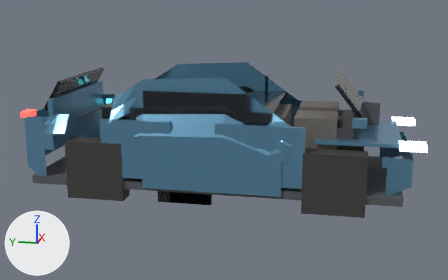
The Blender file blender/source/fallback.blend: old version first, new version second.
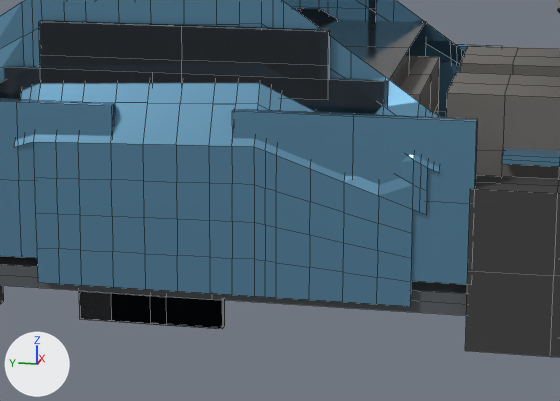
There are two pictures of each version: one whole from a 50 mm camera at (-7.84, -1.59, 2.57) aimed at (-0.01, -0.03, 0.61), one close up on the part from 29% to 75% of the width and 30% to 83% of the height. The axes (+X, +Y, +Z) are drawn at lower left. The lights are the same throughout. The older version's two pictures come first. The close-ups show mesh edges as thin lines.

Names of what the first close-up shows: 'body_mesh', 'cab_mesh', 'door_fr_mesh', 'door_rr_mesh', 'seat_l', 'seat_r', 'seat_rear', 'tire_fr', 'trim_mesh', 'window_fixed_r', 'window_fl_mesh', 'window_rl_mesh', 'window_rr_mesh' and 4 more.
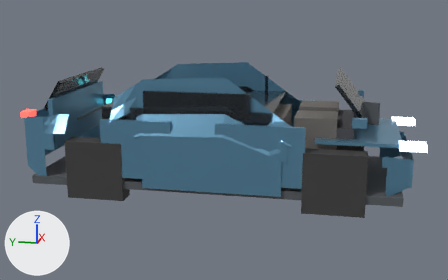
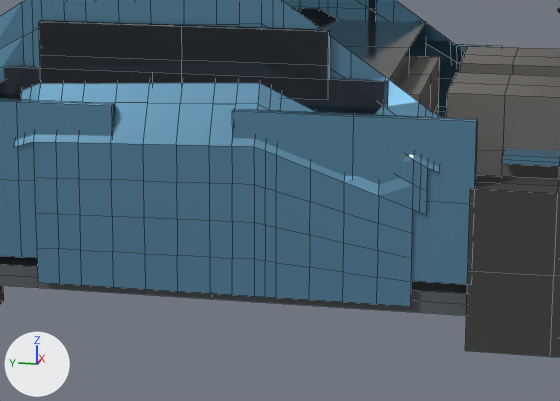
Boxes [x1, y1, x2, y2] around the edits, measured in the close-ups (560 x 401 px):
'window_fl_mesh', moved (mostly hidden afterwards): before [79, 290, 224, 329]; after [439, 63, 459, 106]
'window_rl_mesh', moved (not visible afterwards): before [111, 293, 224, 329]
'window_rr_mesh', moved (not visible afterwards): before [224, 300, 225, 326]

The change, as a list of edits to the scene's bpy script:
```text
Change ob_window_fl_mesh:
    ob_window_fl_mesh.matrix_parent_inverse: Matrix(((1.0, 0.0, 0.0, -1.8), (0.0, 1.0, 0.0, 2.3), (0.0, 0.0, 1.0, -2.0), (0.0, 0.0, 0.0, 1.0))) -> Matrix(((1.0, 0.0, 0.0, -0.9), (0.0, 1.0, 0.0, 1.15), (0.0, 0.0, 1.0, -1.0), (0.0, 0.0, 0.0, 1.0)))
Change ob_window_fr_mesh:
    ob_window_fr_mesh.matrix_parent_inverse: Matrix(((1.0, 0.0, 0.0, 1.8), (0.0, 1.0, 0.0, 2.3), (0.0, 0.0, 1.0, -2.0), (0.0, 0.0, 0.0, 1.0))) -> Matrix(((1.0, 0.0, 0.0, 0.9), (0.0, 1.0, 0.0, 1.15), (0.0, 0.0, 1.0, -1.0), (0.0, 0.0, 0.0, 1.0)))
Change ob_window_rl_mesh:
    ob_window_rl_mesh.matrix_parent_inverse: Matrix(((1.0, 0.0, 0.0, -1.8), (0.0, 1.0, 0.0, -0.88), (0.0, 0.0, 1.0, -2.0), (0.0, 0.0, 0.0, 1.0))) -> Matrix(((1.0, 0.0, 0.0, -0.9), (0.0, 1.0, 0.0, -0.44), (0.0, 0.0, 1.0, -1.0), (0.0, 0.0, 0.0, 1.0)))
Change ob_window_rr_mesh:
    ob_window_rr_mesh.matrix_parent_inverse: Matrix(((1.0, 0.0, 0.0, 1.8), (0.0, 1.0, 0.0, -0.88), (0.0, 0.0, 1.0, -2.0), (0.0, 0.0, 0.0, 1.0))) -> Matrix(((1.0, 0.0, 0.0, 0.9), (0.0, 1.0, 0.0, -0.44), (0.0, 0.0, 1.0, -1.0), (0.0, 0.0, 0.0, 1.0)))
```
